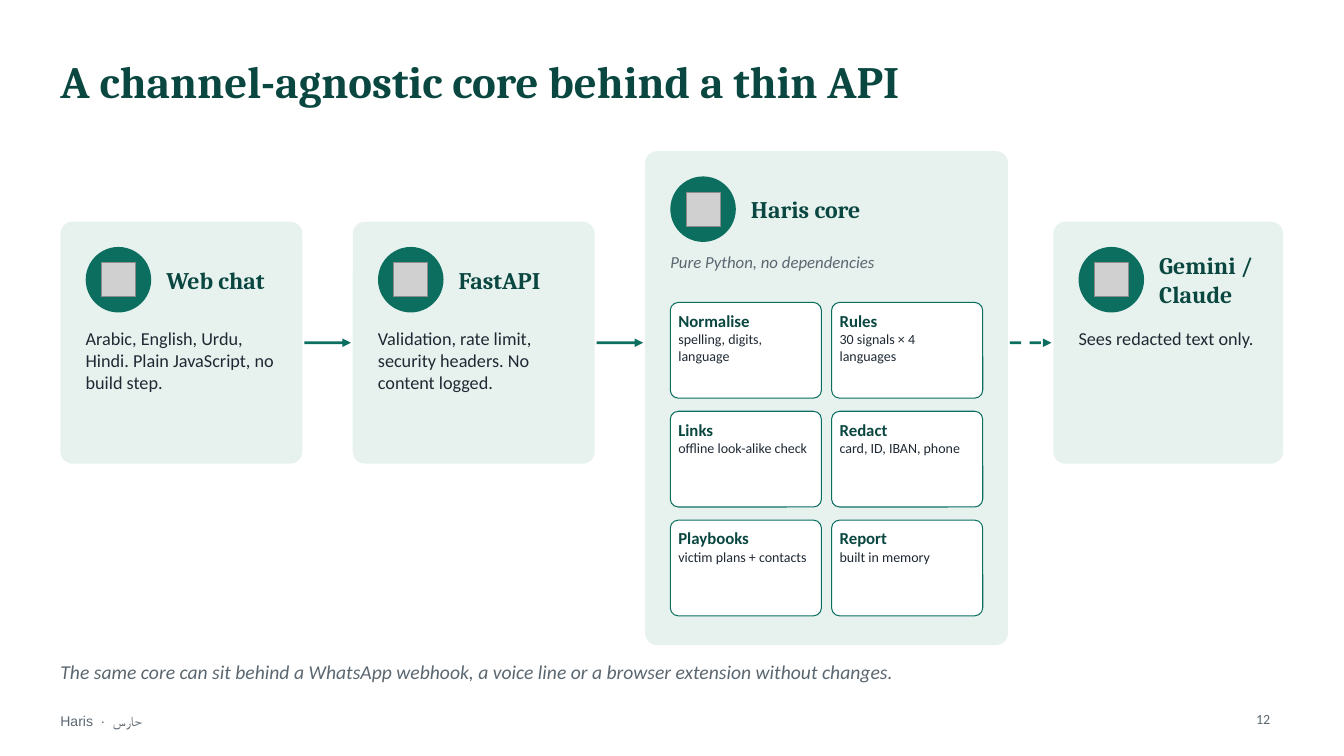
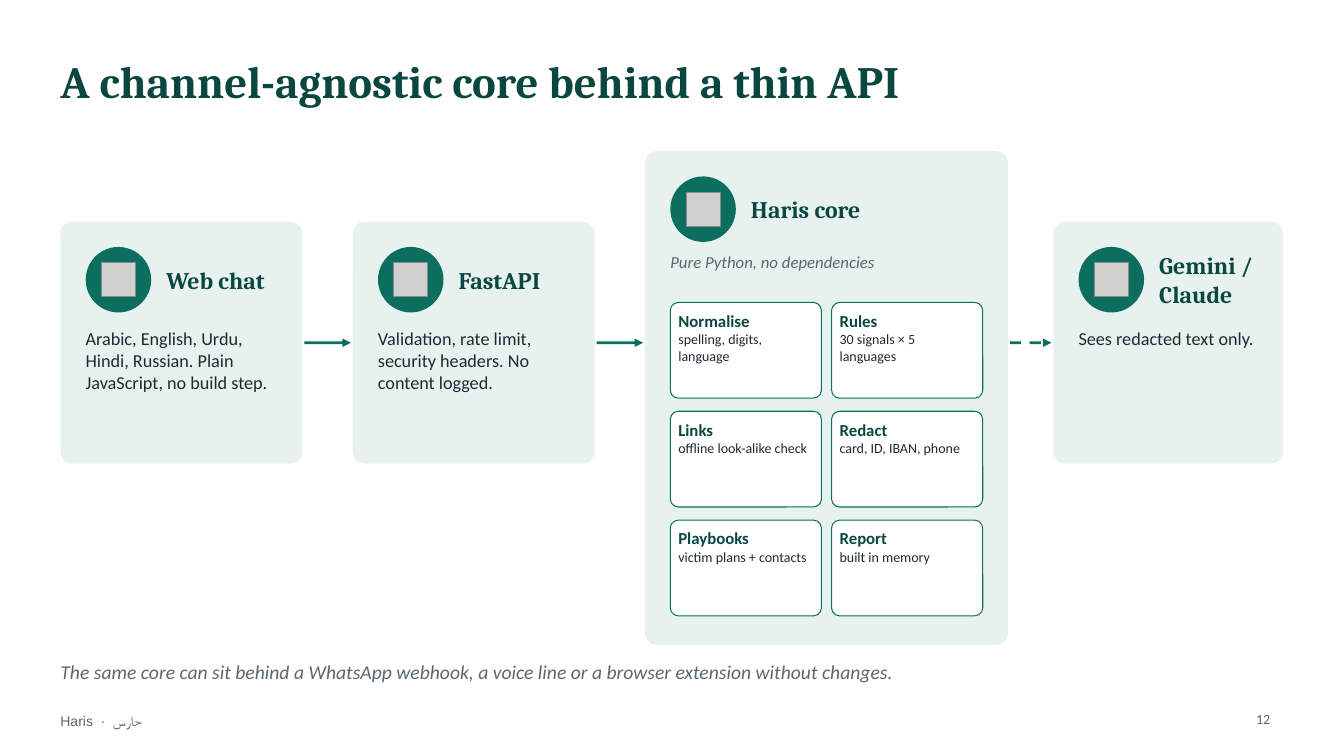
Before and after one commit to mohamedtorky2022/Haris, a slide deck: slide 12 of docs/Haris-presentation.pptx. Drawn at 1344x756 pixels with LibreOffice and Linux fonts; fonts in the diff are those of the drawing; grey boxes stand for pictures. Boxes give left, top, right and bottom in pixels: in the first picture for what was removed or moved away, otherwise in the second. Text is boxed around its words. In the diff, an @@ line names an element or a change of style, - is before the commit and + after.

```diff
--- a/docs/Haris-presentation.pptx
+++ b/docs/Haris-presentation.pptx
@@ text at (86,332,267,392): text changed @@
-Arabic, English, Urdu, Hindi. Plain JavaScript, no build step.
+Arabic, English, Urdu, Hindi, Russian. Plain JavaScript, no build step.
@@ text at (840,334,915,364): text changed @@
-30 signals × 4 languages
+30 signals × 5 languages
```
Also in this commit, not shown: 5 other slides changed, 1 other file.
